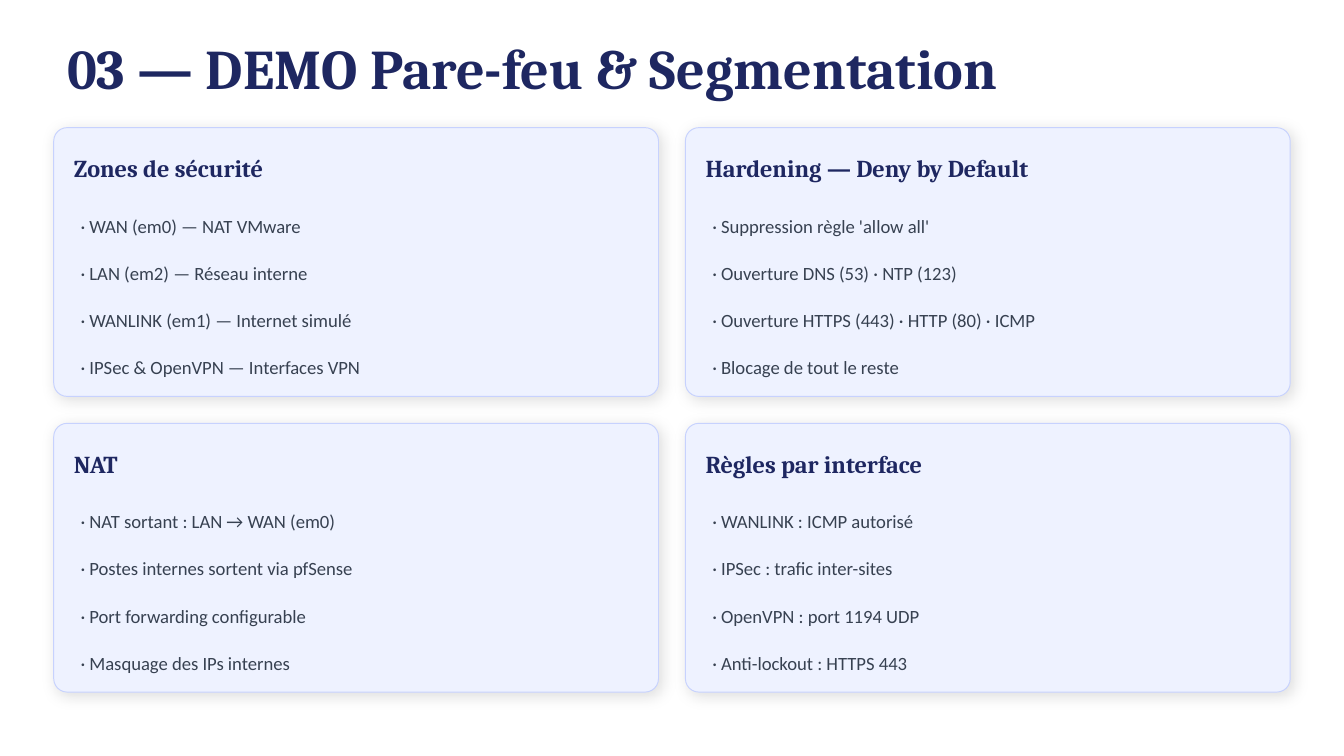
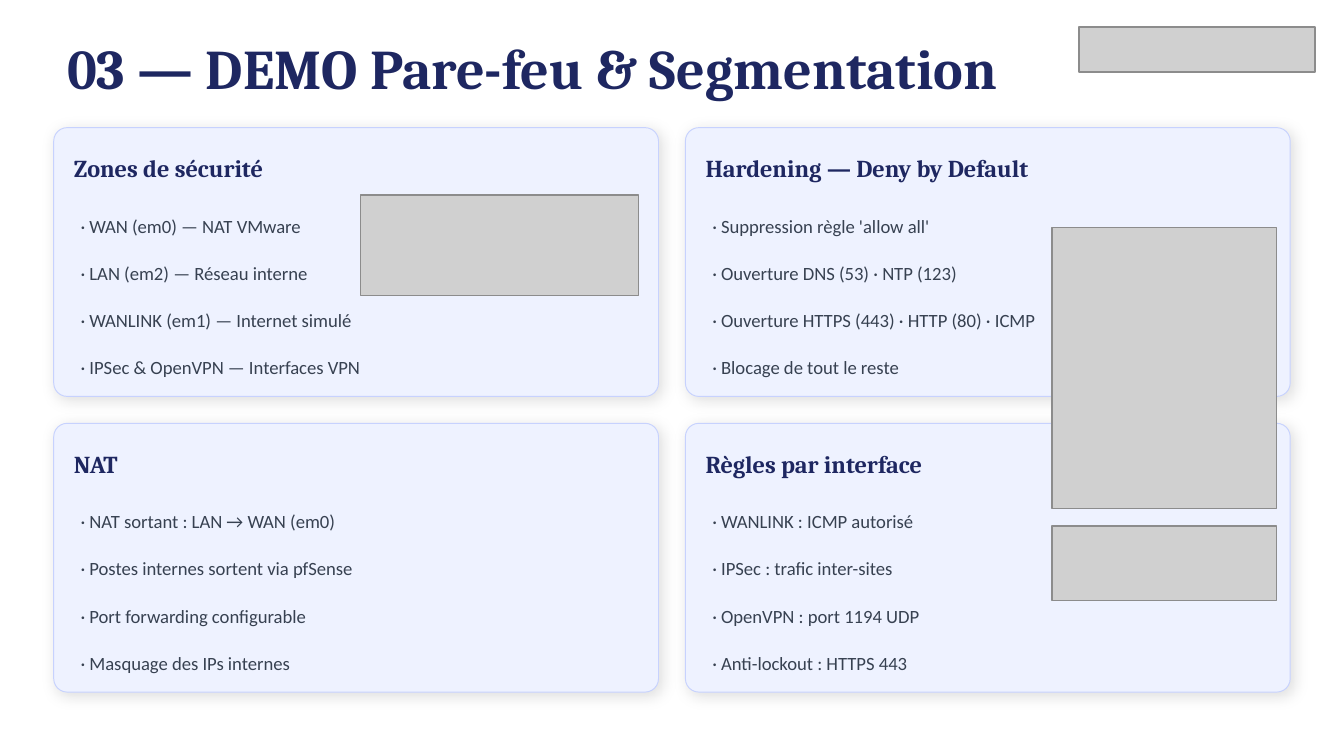
Before and after one commit to Adri1-rvt/ARCOS, a slide deck: slide 7 of ARCOS_Presentation.pptx. Drawn at 1344x756 pixels with LibreOffice and Linux fonts; fonts in the diff are those of the drawing; grey boxes stand for pictures. Boxes give left, top, right and bottom in pixels: in the first picture for what was removed or moved away, otherwise in the second. Text is boxed around its words. In the diff, an @@ line names an element or a change of style, - is before the commit and + after.

```diff
--- a/ARCOS_Presentation.pptx
+++ b/ARCOS_Presentation.pptx
@@ picture added at (x1=1079, y1=27, x2=1316, y2=73) @@
@@ text added at (x1=1176, y1=71, x2=1257, y2=79), 13 pt, text #FFFFFF, bold @@
+4 points
@@ picture added at (x1=360, y1=195, x2=638, y2=296) @@
@@ picture added at (x1=1052, y1=227, x2=1277, y2=508) @@
@@ picture added at (x1=1052, y1=527, x2=1277, y2=601) @@
```
Also in this commit, not shown: 13 other slides changed, 8 other files.
